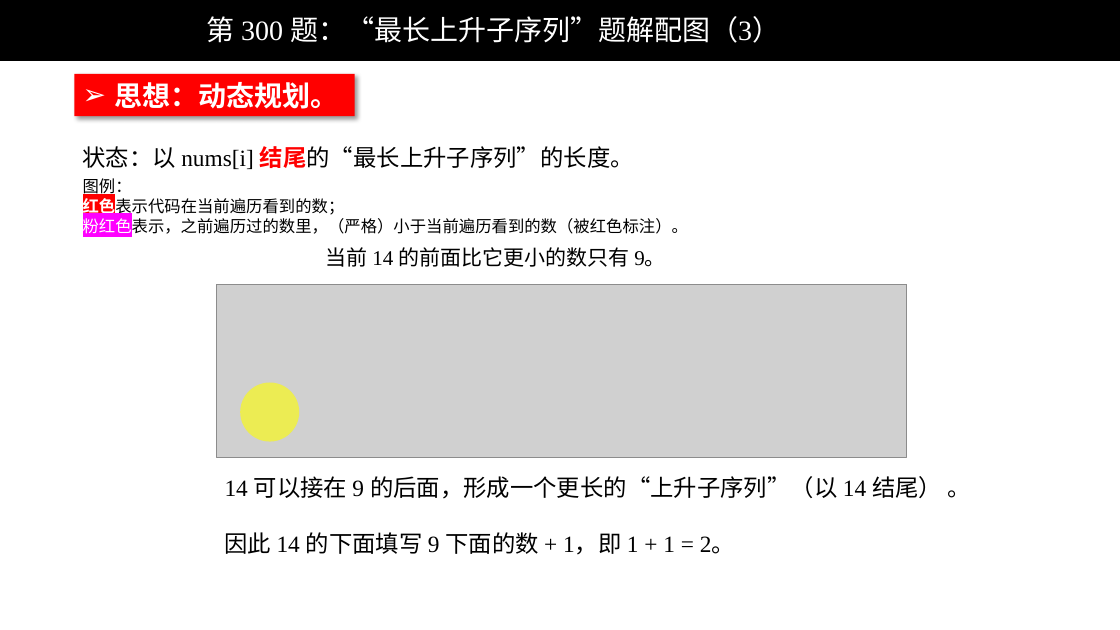
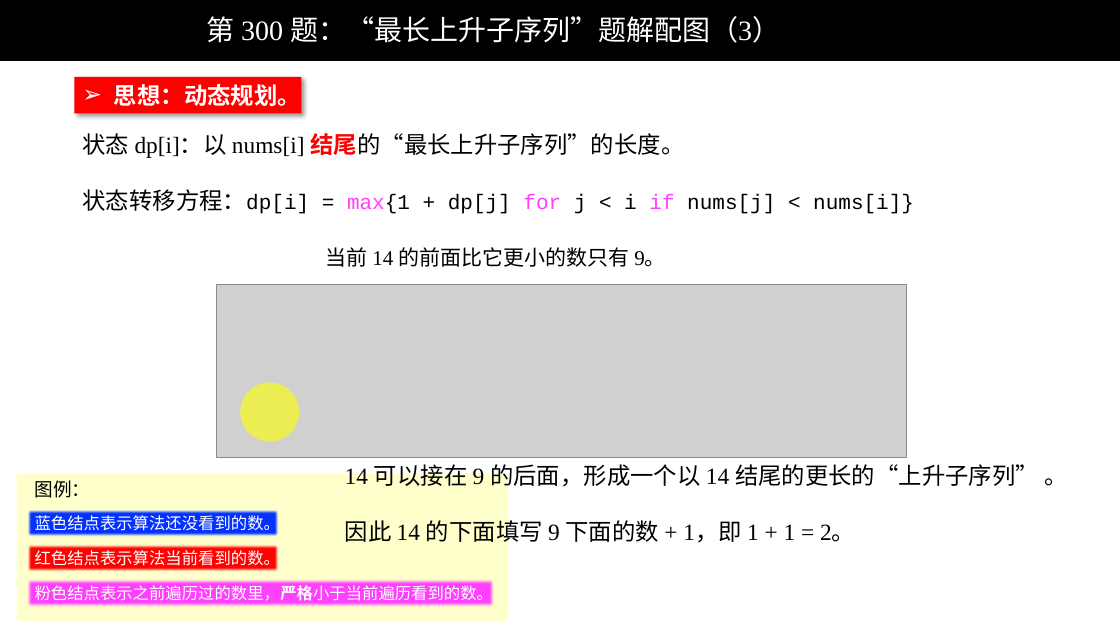
Before and after one commit to liweiwei1419/LeetCode-Solution-PPT, a slide deck: slide 3 of 0201-0300/LeetCode 第 300 题：“最长上升子序列”题解配图（动态规划）.pptx. Drawn at 1120x630 pixels with LibreOffice and Linux fonts; fonts in the diff are those of the drawing; grey boxes stand for pictures; background and template pictures are left out. Boxes give left, top, right and bottom in pixels: in the first picture for what was removed or moved away, otherwise in the second. Text is boxed around its words. In the diff, an @@ line names an element or a change of style, - is before the commit and + after.

```diff
--- a/0201-0300/LeetCode 第 300 题：“最长上升子序列”题解配图（动态规划）.pptx
+++ b/0201-0300/LeetCode 第 300 题：“最长上升子序列”题解配图（动态规划）.pptx
@@ rectangle "思想：动态规划。": place and size @@
-rectangle "思想：动态规划。" at [74,74,355,116]
+rectangle "思想：动态规划。" at [74,76,301,113]
@@ rectangle "思想：动态规划。" at [74,76,301,113]: size 24 to 20 pt @@
@@ text at [83,133,914,214]: text changed; size 20 to 18 pt; font Times New Roman to Courier New @@
-状态：以 nums[i] 结尾的“最长上升子序列”的长度。
+状态 dp[i]：以 nums[i] 结尾的“最长上升子序列”的长度。
+状态转移方程：dp[i] = max{1 + dp[j] for j < i if nums[j] < nums[i]}
@@ text removed at [83,178,688,237] @@
-图例：
-红色表示代码在当前遍历看到的数；
-粉红色表示，之前遍历过的数里，（严格）小于当前遍历看到的数（被红色标注）。
@@ text "14 可以接在 9 的后面，形成一个以 14 ...": place and size @@
-text "14 可以接在 9 的后面，形成一个以 14 ..." at [225,476,970,555]
+text "14 可以接在 9 的后面，形成一个以 14 ..." at [345,461,1067,547]
@@ text at [345,461,1067,491]: text changed @@
-14 可以接在 9 的后面，形成一个更长的“上升子序列”（以 14 结尾） 。
+14 可以接在 9 的后面，形成一个以 14 结尾的更长的“上升子序列” 。
@@ group added at [17,474,508,621]: 4 rectangles, 1 text @@
+蓝色结点表示算法还没看到的数。
+红色结点表示算法当前看到的数。
+粉色结点表示之前遍历过的数里，严格小于当前遍历看到的数。
+图例：
```
Also in this commit, not shown: 8 other slides changed, 2 other files.
